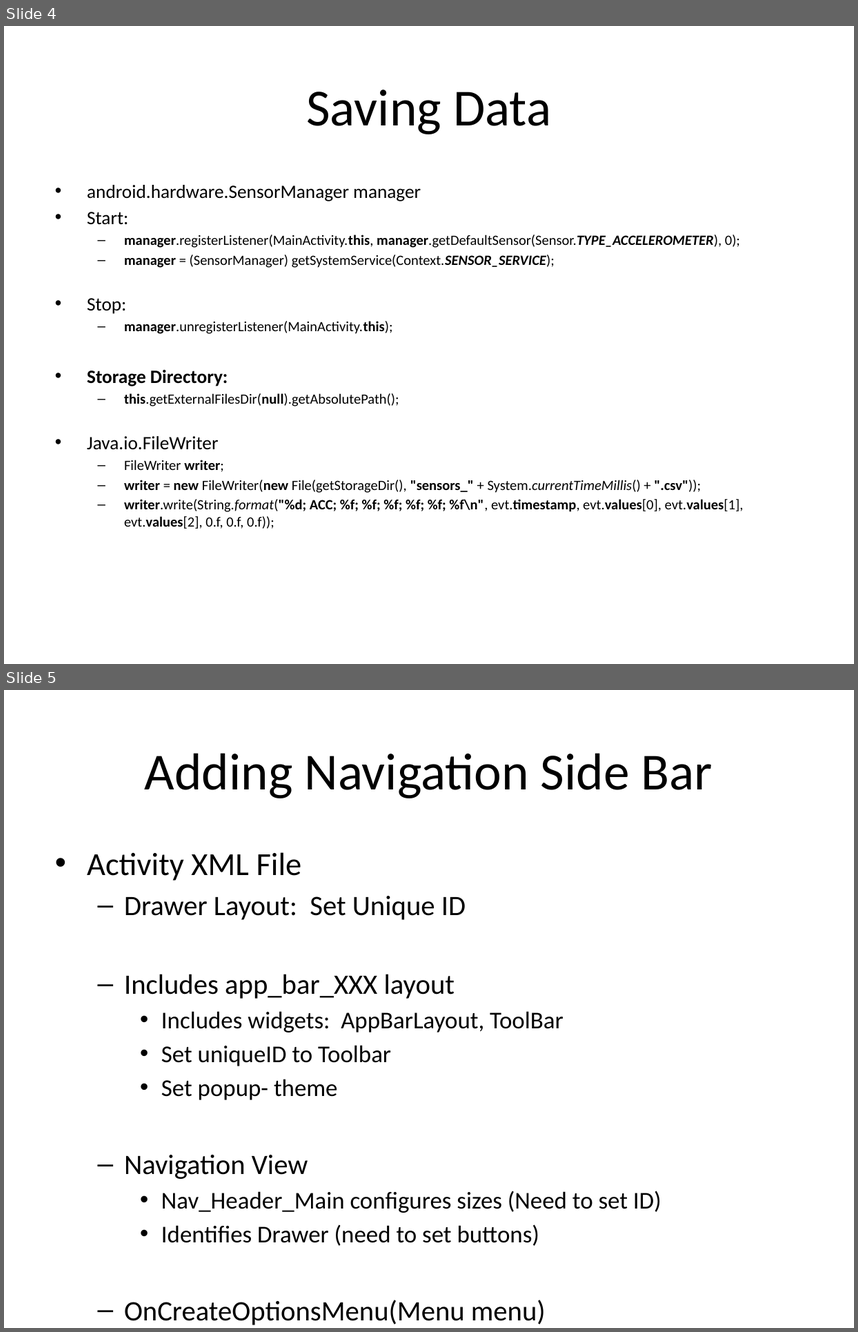
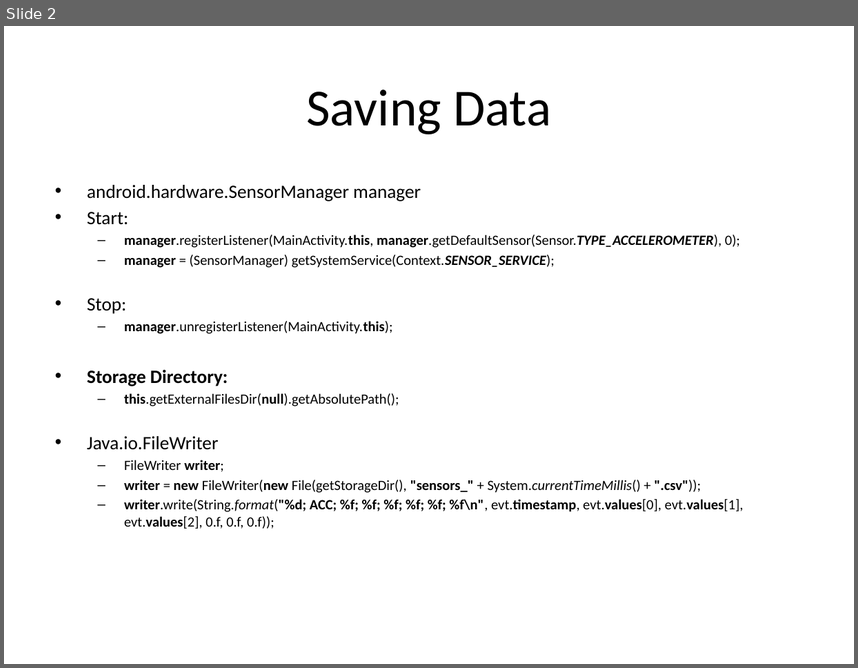
Before and after one commit to DirectionAndMagnitude/BlueCube, a slide deck: AppDevelopment.pptx. Shown one above the other, each under a label of ours: slides 4 and 5 before the commit, slide 2 after it. The pictures are 858x1332 and 858x668 pixels, drawn with LibreOffice and Linux fonts; fonts in the diff are those of the drawing. Boxes give left, top, right and bottom in pixels: in the first picture for what was removed or moved away, otherwise in the second. Text is boxed around its words. In the diff, an @@ line names an element or a change of style, - is before the commit and + after.

```diff
--- a/AppDevelopment.pptx
+++ b/AppDevelopment.pptx
@@ slide 5 removed at (x1=4, y1=690, x2=854, y2=1328), background #FFFFFF @@
@@ title removed at (x1=145, y1=753, x2=712, y2=798) @@
-Adding Navigation Side Bar
@@ text removed at (x1=87, y1=852, x2=662, y2=1245) @@
-• Activity XML File
-  – Drawer Layout: Set Unique ID
-  – Includes app_bar_XXX layout
-    • Includes widgets: AppBarLayout, ToolBar
-    • Set uniqueID to Toolbar
-    • Set popup- theme
-  – Navigation View
-    • Nav_Header_Main configures sizes (Need to set ID)
-    • Identifies Drawer (need to set buttons)
-  – OnCreateOptionsMenu(Menu menu)
@@ what was slide 4 is now slide 2 @@
```
Also in this commit, not shown: 2 slides added, 2 other slides removed, 25 other files.
